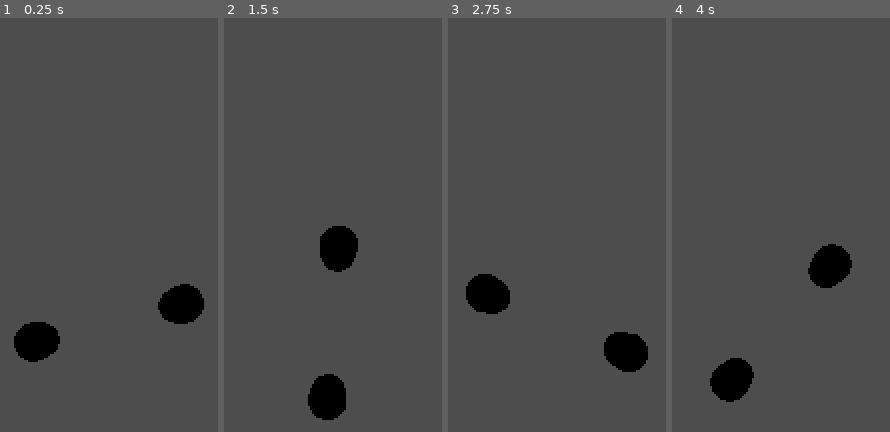
Above: before the commit, frames 1-4 (left to right).
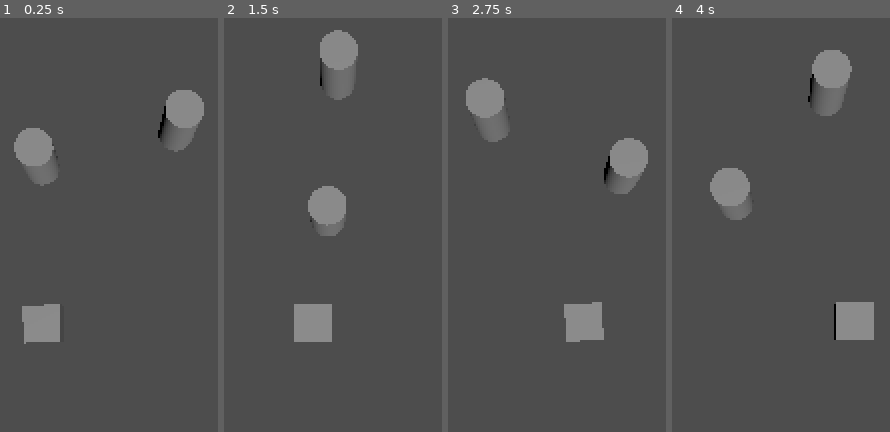
Above: after the commit, the same moments.

Repository: Raftatul/game-jam-behavior-2025
Game: Godot game, scene res://src/levels/vivian_room.tscn
Two runs of this game, one before a commit and one after it. Both use one fixed random seed, a clock stepped at 60 frames per second and the inputs below. This scene is started directly instead of the project's main scene.
Inputs:
- Up to frame 1 (0.25 s): no input
- Up to frame 2 (1.5 s): tap Enter (ui_accept) at 0.5, 0.77 s; hold Right (ui_right) 0.53-1.28 s; tap E (switch_camera) at 0.6, 1.35 s; hold Left (ui_left) from 1.28 s (still down)
- Up to frame 3 (2.75 s): tap Enter (ui_accept) at 1.52 s; release Left (ui_left) at 2.03 s; hold Right (ui_right) from 2.03 s (still down); tap E (switch_camera) at 2.1 s
- Up to frame 4 (4 s): tap E (switch_camera) at 2.85, 3.6 s; tap Enter (ui_accept) at 3.02, 3.77 s; release Right (ui_right) at 3.53 s; hold Left (ui_left) from 3.53 s (still down)

The runs differ from the first frame. In frame 1, 7.7% of the frame differs, in the area x 6-94%, y 17-84%; in frame 2, 8.2%; in frame 3, 8.4%; in frame 4, 8.5%, in the area x 17-93%, y 7-93%.

Commit message:
Added translator

Diff:
--- /dev/null
+++ b/game-jam-behavior-2025/src/ldos/translator.gd
@@ -0,0 +1,34 @@
+extends PathFollow3D
+
+@export var speed:float = 1
+@export var duration:float = 1
+@export var movement_type:MovementType = MovementType.PROGRESS
+@export var pingpong_movement:bool = true
+@export var pause_at_extrimity:bool = false
+@export var pause_duration:float = 1.0
+
+var moving_forward:bool = true
+enum MovementType {PROGRESS,RATIO}
+
+func _ready() -> void:
+	$Timer.wait_time = pause_duration
+
+func _process(delta: float) -> void:
+
+	if(!$Timer.is_stopped()):
+		return
+
+	match movement_type:
+		MovementType.PROGRESS:
+			if(moving_forward): self.progress += speed * delta
+			else : self.progress -= speed * delta
+		MovementType.RATIO:
+			if(moving_forward): self.progress_ratio += 1.0 / duration * delta
+			else: self.progress_ratio -= 1.0 / duration * delta
+
+	if (self.progress_ratio >= 1.0):
+		moving_forward = false
+		if(pause_at_extrimity):$Timer.start()
+	elif (self.progress_ratio <= 0.0):
+		moving_forward= true
+		if(pause_at_extrimity):$Timer.start()
--- /dev/null
+++ b/game-jam-behavior-2025/src/ldos/translator.tscn
@@ -0,0 +1,10 @@
+[gd_scene load_steps=2 format=3 uid="uid://2vxwbtdextyx"]
+
+[ext_resource type="Script" uid="uid://c758pw3j558rb" path="res://src/ldos/translator.gd" id="1_t16te"]
+
+[node name="Translator" type="PathFollow3D"]
+loop = false
+script = ExtResource("1_t16te")
+
+[node name="Timer" type="Timer" parent="."]
+one_shot = true
--- a/game-jam-behavior-2025/src/levels/vivian_room.tscn
+++ b/game-jam-behavior-2025/src/levels/vivian_room.tscn
@@ -1,16 +1,29 @@
-[gd_scene load_steps=3 format=3 uid="uid://c6k6haam1kgbk"]
+[gd_scene load_steps=6 format=3 uid="uid://c6k6haam1kgbk"]
 
 [ext_resource type="PackedScene" uid="uid://l6t2l73wo01p" path="res://src/ldos/rotator.tscn" id="1_il7l4"]
+[ext_resource type="PackedScene" uid="uid://2vxwbtdextyx" path="res://src/ldos/translator.tscn" id="2_c5uyr"]
 
 [sub_resource type="CylinderMesh" id="CylinderMesh_il7l4"]
+
+[sub_resource type="Curve3D" id="Curve3D_c5uyr"]
+_data = {
+"points": PackedVector3Array(0, 0, 0, 0, 0, 0, -2.02598, -0.0277371, -0.0400491, 0, 0, 0, 0, 0, 0, 1.97723, 0.0495431, 0.0327878),
+"tilts": PackedFloat32Array(0, 0)
+}
+point_count = 2
+
+[sub_resource type="BoxMesh" id="BoxMesh_oggrv"]
 
 [node name="VivianRoom" type="Node3D"]
 
 [node name="Camera3D" type="Camera3D" parent="."]
 transform = Transform3D(1, 0, 0, 0, 1, 0, 0, 0, 1, 0, 0, 16)
 
+[node name="DirectionalLight3D" type="DirectionalLight3D" parent="."]
+transform = Transform3D(0.982734, 0.0960158, 0.158159, -3.72529e-09, 0.854809, -0.518942, -0.185022, 0.509982, 0.840051, -1.40317, 0.699995, -0.169579)
+
 [node name="Rotator" parent="." instance=ExtResource("1_il7l4")]
-transform = Transform3D(1, 0, 0, 0, -4.37114e-08, -1, 0, 1, -4.37114e-08, 0, 0, 0)
+transform = Transform3D(1, 0, 0, 0, -4.37114e-08, -1, 0, 1, -4.37114e-08, 0, 5, 0)
 showInGame = false
 rotating_angle = 1
 rotating_speed = 1.0
@@ -22,3 +35,13 @@
 [node name="MeshInstance3D2" type="MeshInstance3D" parent="Rotator"]
 transform = Transform3D(1, 0, 0, 0, 1, 0, 0, 0, 1, -1.99432, 0.000307798, -1.34543e-11)
 mesh = SubResource("CylinderMesh_il7l4")
+
+[node name="Path3D" type="Path3D" parent="."]
+curve = SubResource("Curve3D_c5uyr")
+
+[node name="Translator" parent="Path3D" instance=ExtResource("2_c5uyr")]
+transform = Transform3D(-0.0181913, -0.0192943, -0.999631, 0, 0.999798, -0.0192974, 0.999818, -0.000351051, -0.0181879, -2.02598, -0.0277371, -0.0400491)
+pause_at_extrimity = true
+
+[node name="MeshInstance3D" type="MeshInstance3D" parent="Path3D/Translator"]
+mesh = SubResource("BoxMesh_oggrv")
Not shown, added: game-jam-behavior-2025/src/ldos/translator.gd.uid
